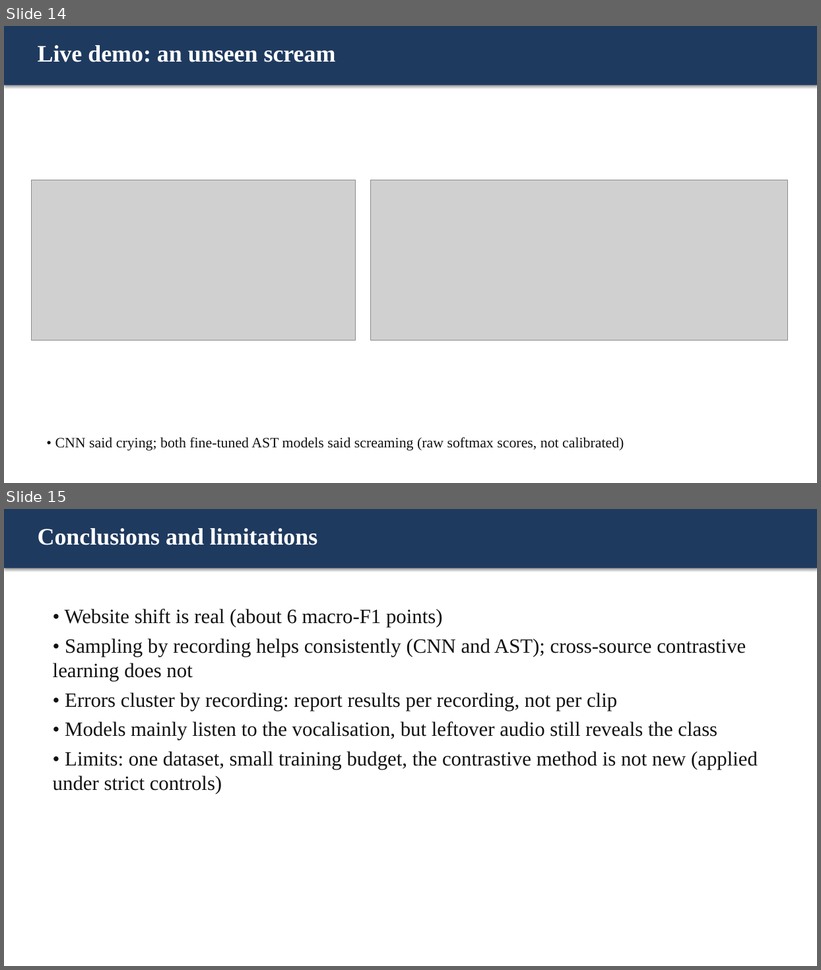
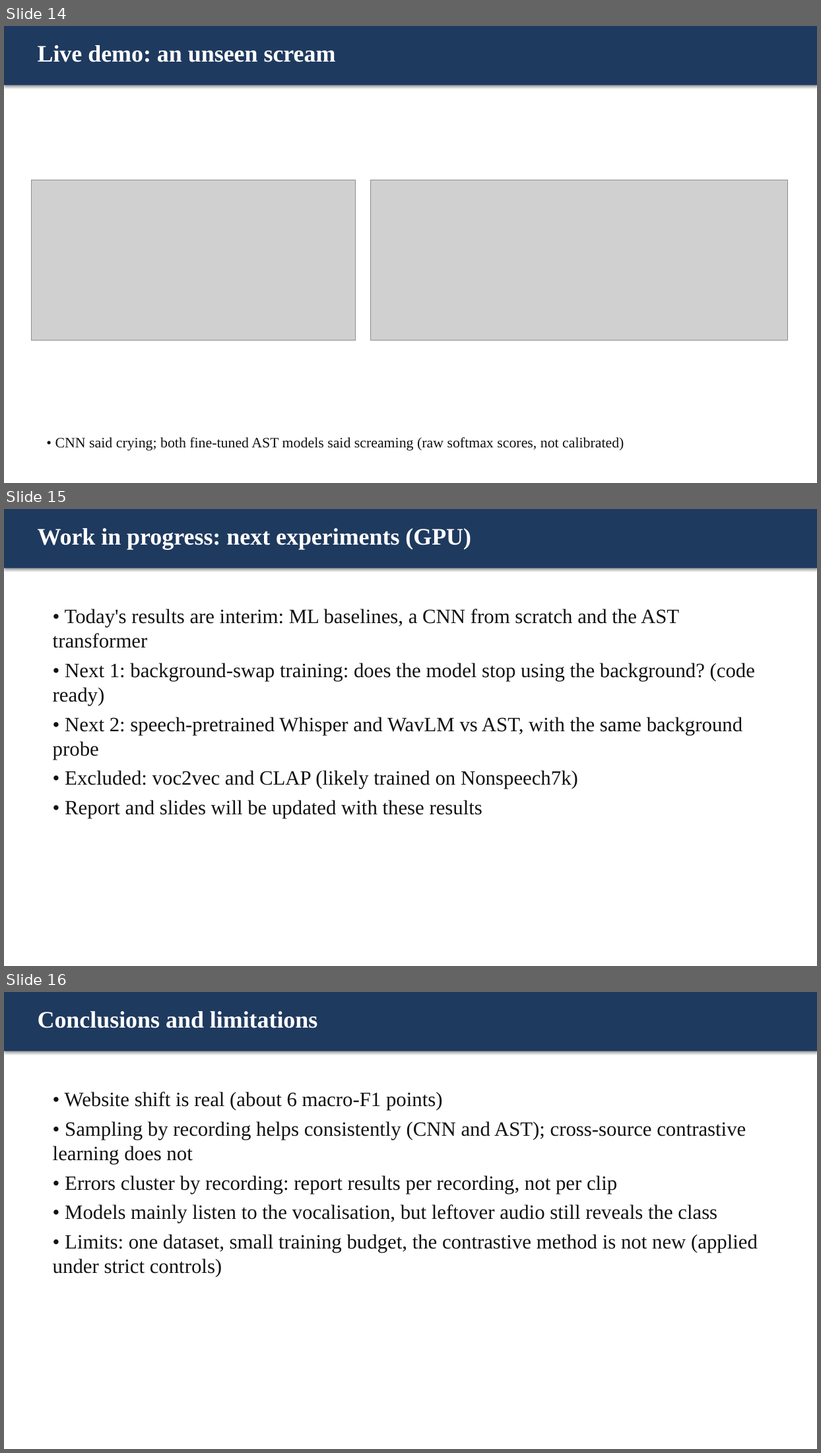
Before and after one commit to Harbani007/nonspeech7k-generalisation, a slide deck: report/presentation/Nonspeech7k_Presentation.pptx. Shown one above the other, each under a label of ours: slides 14 and 15 before the commit, slides 14, 15 and 16 after it. The pictures are 821x970 and 821x1453 pixels, drawn with LibreOffice and Linux fonts; fonts in the diff are those of the drawing; grey boxes stand for pictures. Boxes give left, top, right and bottom in pixels: in the first picture for what was removed or moved away, otherwise in the second. Text is boxed around its words. In the diff, an @@ line names an element or a change of style, - is before the commit and + after.

```diff
--- a/report/presentation/Nonspeech7k_Presentation.pptx
+++ b/report/presentation/Nonspeech7k_Presentation.pptx
@@ slide 15 added at (x1=4, y1=509, x2=817, y2=966), background #FFFFFF @@
@@ rectangle added at (x1=4, y1=509, x2=817, y2=568), fill #1F3A5F @@
@@ text added at (x1=38, y1=528, x2=471, y2=549), 28 pt, text #FFFFFF, bold @@
+Work in progress: next experiments (GPU)
@@ text added at (x1=53, y1=609, x2=755, y2=819), 24 pt, text #111111 @@
+• Today's results are interim: ML baselines, a CNN from scratch and the AST transformer
+• Next 1: background-swap training: does the model stop using the background? (code ready)
+• Next 2: speech-pretrained Whisper and WavLM vs AST, with the same background probe
+• Excluded: voc2vec and CLAP (likely trained on Nonspeech7k)
+• Report and slides will be updated with these results
@@ what was slide 15 is now slide 16 @@
```
Also in this commit, not shown: 1 slide changed, 5 other files.
